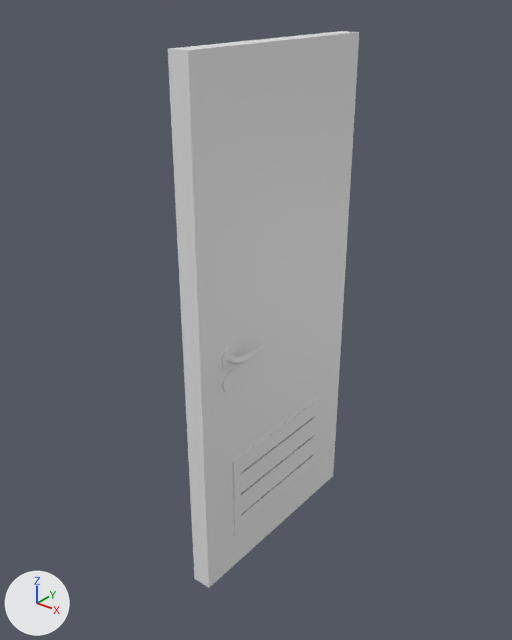
The FBX model Assets/3DModels/Door.fbx, before and after one commit.
Camera for both pictures: a 50 mm camera at (1.51, -2.0, 1.23) aimed at (-0.05, -0.04, 0.02). The axes (+X, +Y, +Z) are drawn at lower left. The lights are the same throughout. Where no turn or scale is listed for an object, it has been applied to the vertices.

In view in the first picture: 'Door', 'Frame', 'Handle', 'Ventilation'.
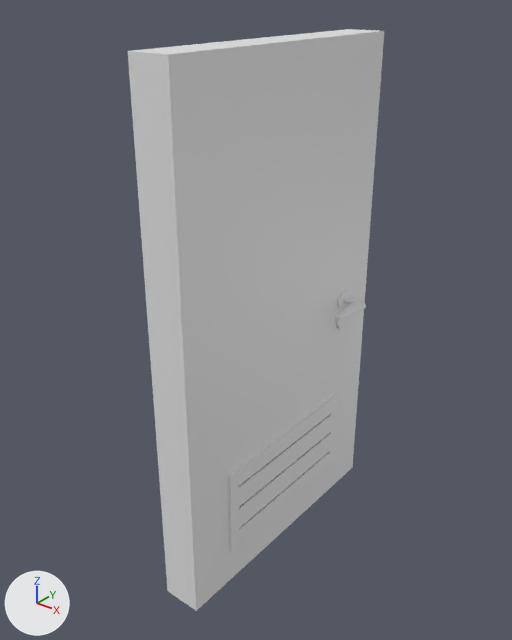
Commit message: Button for door
Finished door with button

The change in detail:
me_cube_002 has 16 vertices, 10 faces and spans x -0.04..0.04, y -0.46..0.46, z -1.0..1.05.
me_cube_002 is used by ob_frame; location (0.0, 0.0, 0.0).
me_cube_002 part 3: the whole mesh is scaled about its middle by (-1.98, -1.25, 1).
me_cylinder has 928 vertices, 898 faces and spans x -0.102..0.102, y -0.062..0.121, z -0.04..0.04.
me_cylinder is used by ob_handle; location (0.0, -0.288, 0.0).
me_cylinder part 2: the whole mesh is scaled about the mesh origin by (-1.98, -1.25, 1).
me_cube has 16 vertices, 12 faces and spans x -0.04..0.04, y -0.4..0.4, z -1.0..1.0.
me_cube is used by ob_door; location (0.0, 0.0, 0.0).
me_cube part 1: the whole mesh is scaled about its middle by (-1.98, -1.25, 1).
Object 'Handle' (ob_handle) moves from (0.0, -0.288, 0.0) to (0.0, 0.361, 0.0).

Where the change shows, as pixel boxes [x1, y1, x2, y2] in the pictures (512 x 640 px):
'Door', mesh rescaled (26% wider)
    before: [203, 47, 350, 578]
    after: [188, 45, 374, 599]
'Frame', mesh rescaled (34% wider)
    before: [168, 31, 359, 588]
    after: [128, 29, 384, 611]
'Handle', mesh rescaled, moved
    before: [222, 345, 265, 369]
    after: [335, 289, 366, 320]
